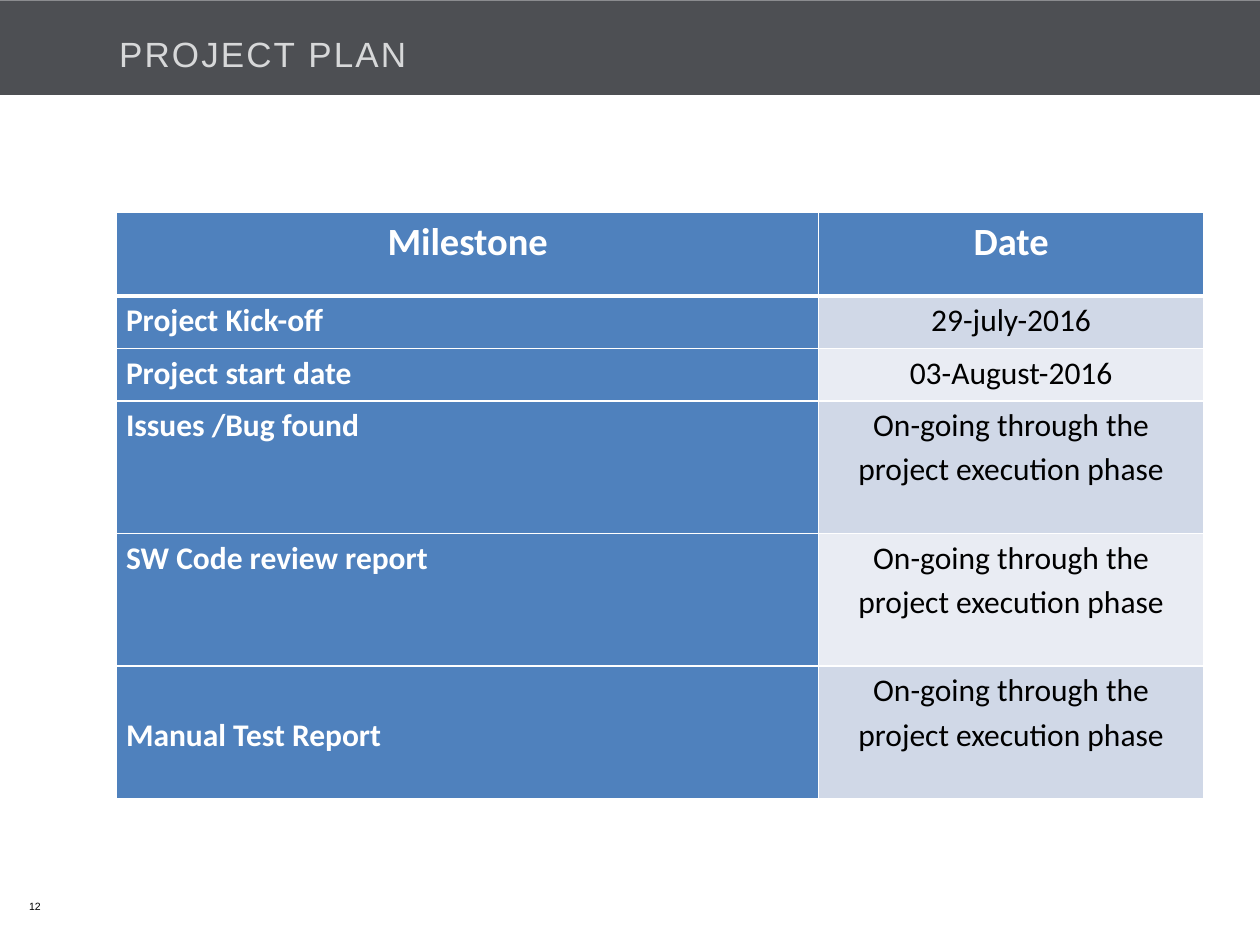
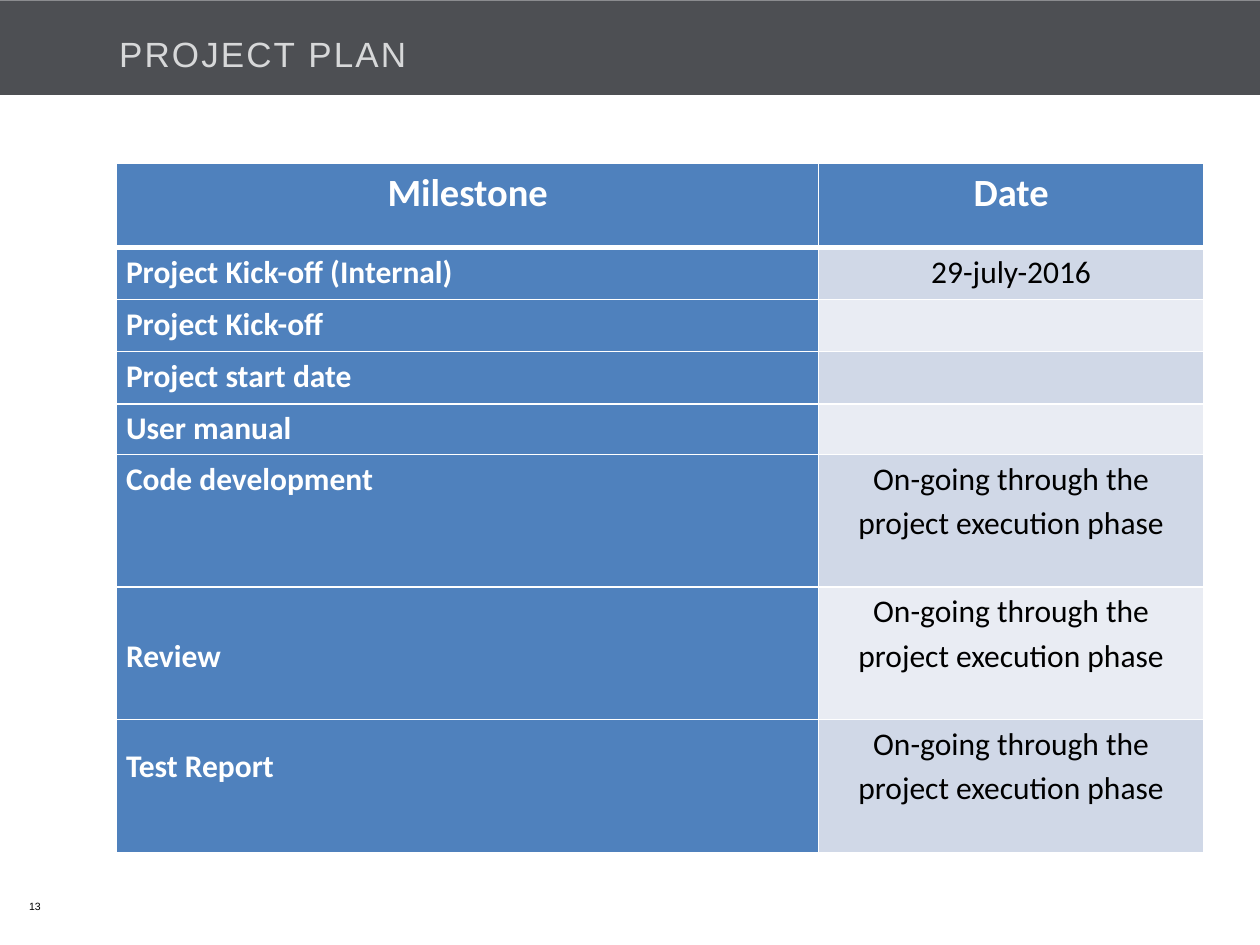
Before and after one commit to Bajarangi/demo, a slide deck: slide 13 of trunk/EasiCab/Documents/EASiCab_POC_kick off.pptx (slide 12 before the commit). Drawn at 1260x945 pixels with LibreOffice and Linux fonts; fonts in the diff are those of the drawing; background and template pictures are left out. Boxes give left, top, right and bottom in pixels: in the first picture for what was removed or moved away, otherwise in the second. Text is boxed around its words. In the diff, an @@ line names an element or a change of style, - is before the commit and + after.

```diff
--- a/trunk/EasiCab/Documents/EASiCab_POC_kick off.pptx
+++ b/trunk/EasiCab/Documents/EASiCab_POC_kick off.pptx
@@ table at [117,163,1205,840] @@
-row 2: Project Kick-off | 29-july-2016
-row 3: Project start date | 03-August-2016
-row 4: Issues /Bug found | On-going through the project execution phase
-row 5: SW Code review report | On-going through the project execution phase
-row 6: Manual Test Report | On-going through the project execution phase
+row 2: Project Kick-off (Internal) | 29-july-2016
+row 3: Project Kick-off | 
+row 4: Project start date | 
+row 5: User manual | 
+row 6: Code development | On-going through the project execution phase
+row 7: Review | On-going through the project execution phase
+row 8: Test Report | On-going through the project execution phase
@@ table: place and size @@
-table at [117,212,1205,784]
+table at [117,163,1205,840]
```
Also in this commit, not shown: 12 other slides changed, 1 slide added.
